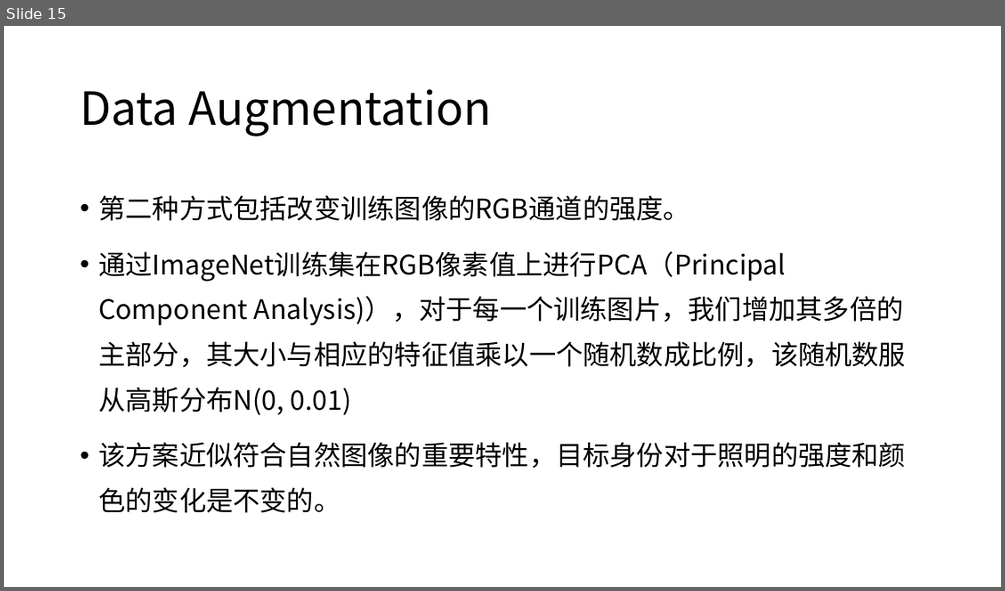
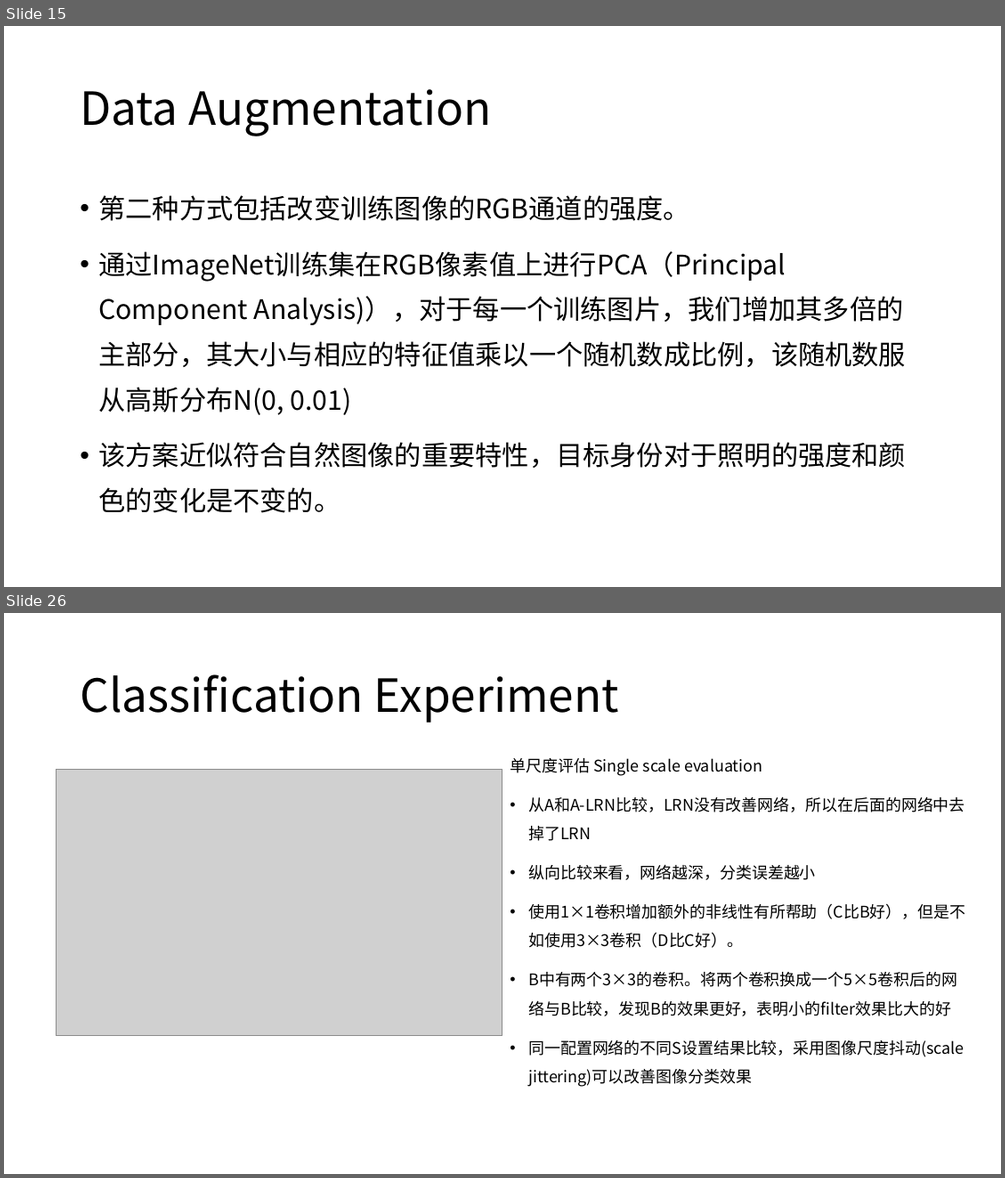
Before and after one commit to XianzhengWU/deeplearning_papernotes, a slide deck: 四篇论文笔记汇总.pptx. Shown one above the other, each under a label of ours: slide 15 before the commit, slides 15 and 26 after it; the slides between them are not shown. The pictures are 1005x591 and 1005x1178 pixels, drawn with LibreOffice and Linux fonts; fonts in the diff are those of the drawing; grey boxes stand for pictures. Boxes give left, top, right and bottom in pixels: in the first picture for what was removed or moved away, otherwise in the second. Text is boxed around its words. In the diff, an @@ line names an element or a change of style, - is before the commit and + after.

```diff
--- a/四篇论文笔记汇总.pptx
+++ b/四篇论文笔记汇总.pptx
@@ slide 26 added at (4,613,1001,1174), background #FFFFFF @@
@@ title added at (80,674,619,722), 44 pt, text #000000 @@
+Classification Experiment
@@ picture added at (57,770,502,1037) @@
@@ text added at (510,758,965,1086), 15.4 pt, text #000000 @@
+单尺度评估 Single scale evaluation
+• 从A和A-LRN比较，LRN没有改善网络，所以在后面的网络中去掉了LRN
+• 纵向比较来看，网络越深，分类误差越小
+• 使用1×1卷积增加额外的非线性有所帮助（C比B好），但是不如使用3×3卷积（D比C好）。
+• B中有两个3×3的卷积。将两个卷积换成一个5×5卷积后的网络与B比较，发现B的效果更好，表明小的filter效果比大的好
+• 同一配置网络的不同S设置结果比较，采用图像尺度抖动(scale jittering)可以改善图像分类效果
```
Also in this commit, not shown: 13 other slides added, 5 slides removed, 6 other files.
